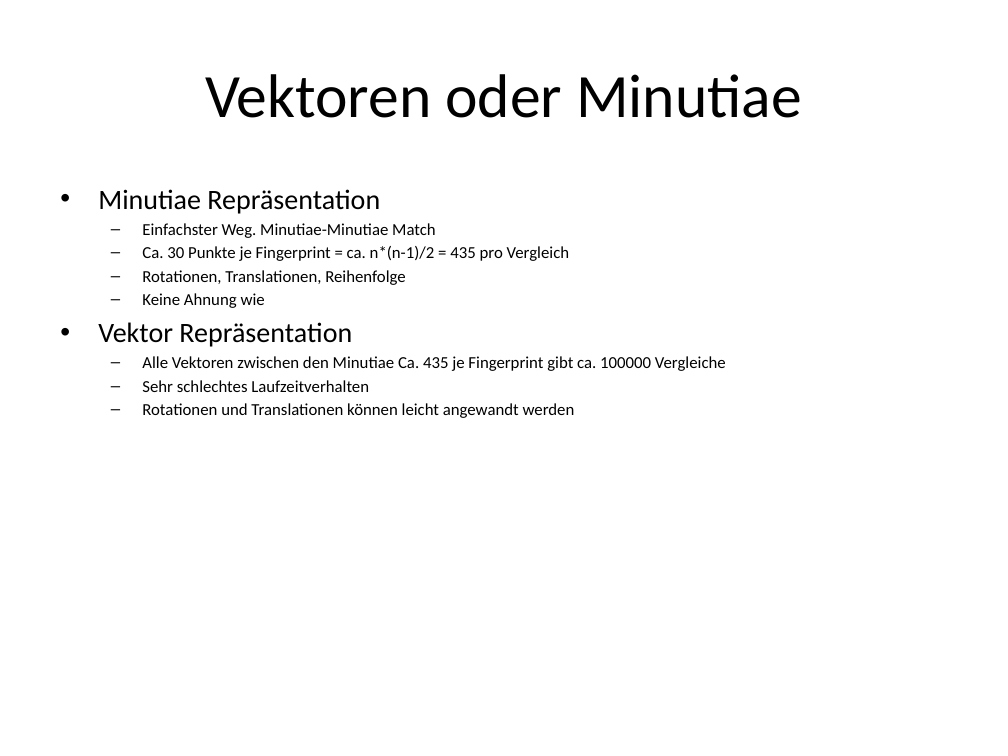
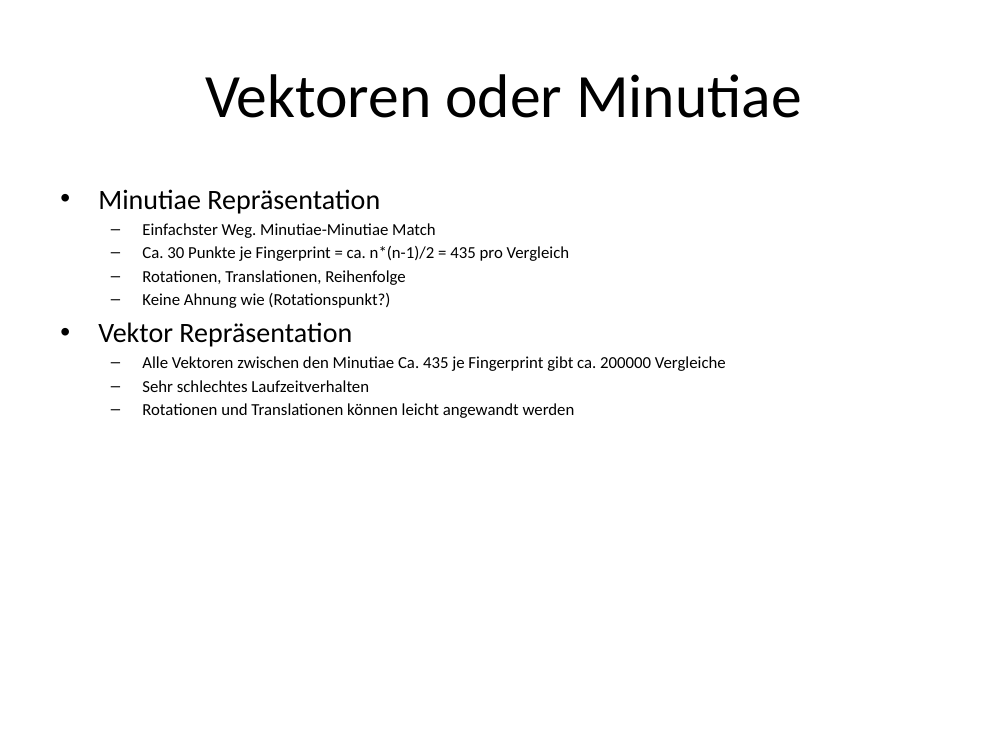
Before and after one commit to editoral/fpAnalyser, a slide deck: slide 2 of presentation/pres.pptx. Drawn at 1008x756 pixels with LibreOffice and Linux fonts; fonts in the diff are those of the drawing. Boxes give left, top, right and bottom in pixels: in the first picture for what was removed or moved away, otherwise in the second. Text is boxed around its words. In the diff, an @@ line names an element or a change of style, - is before the commit and + after.

```diff
--- a/presentation/pres.pptx
+++ b/presentation/pres.pptx
@@ text at bbox=[142, 293, 390, 308]: text changed @@
-  – Keine Ahnung wie
+  – Keine Ahnung wie (Rotationspunkt?)
@@ text at bbox=[142, 356, 726, 371]: text changed @@
-  – Alle Vektoren zwischen den Minutiae Ca. 435 je Fingerprint gibt ca. 100000 Vergleiche
+  – Alle Vektoren zwischen den Minutiae Ca. 435 je Fingerprint gibt ca. 200000 Vergleiche
```
Also in this commit, not shown: 3 other slides changed, 7 other files.
